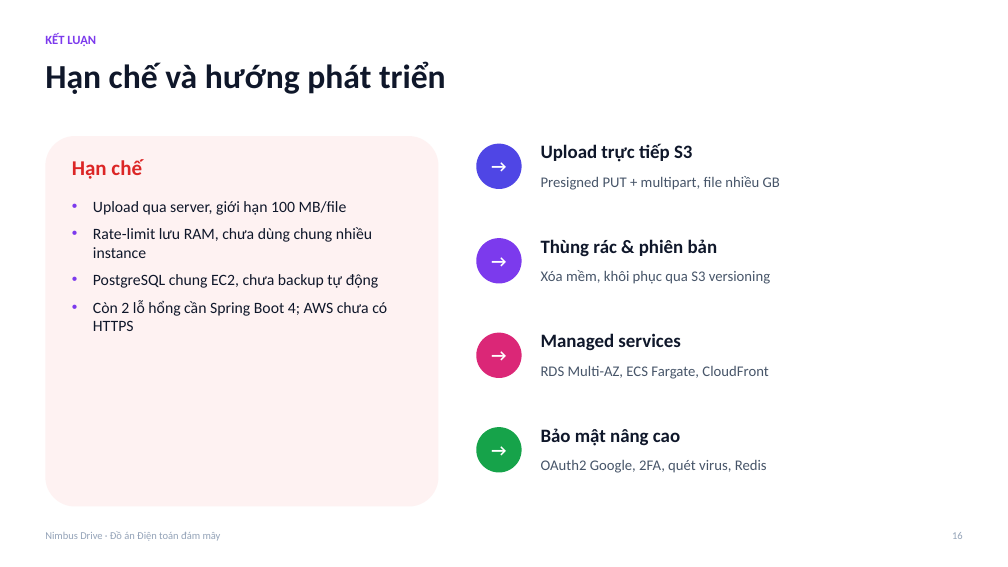
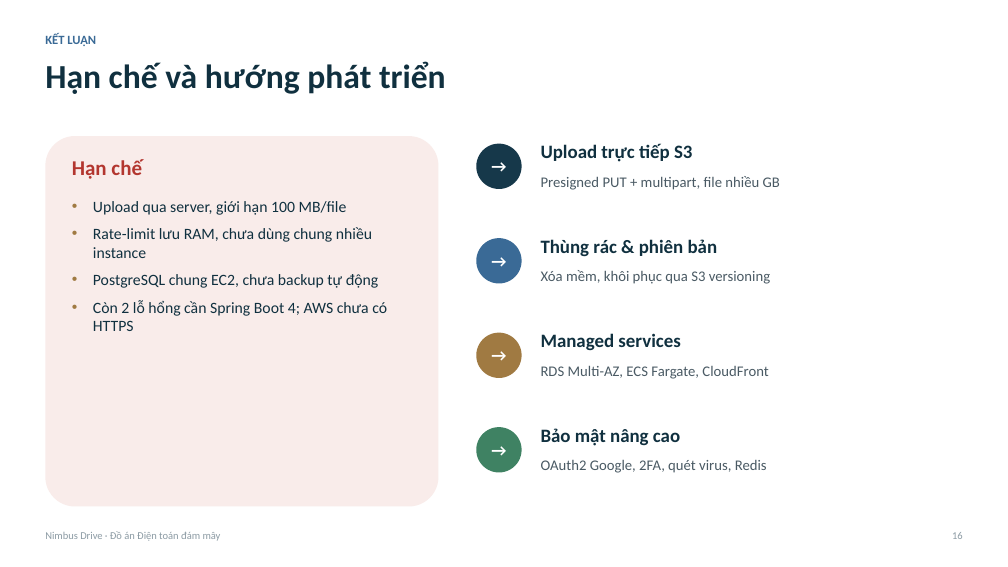
Before and after one commit to LeNhatHuyHyDrex/cloud-file-storage, a slide deck: slide 16 of docs/report/Slide_NimbusDrive.pptx. Drawn at 1008x567 pixels with LibreOffice and Linux fonts; fonts in the diff are those of the drawing. Boxes give left, top, right and bottom in pixels: in the first picture for what was removed or moved away, otherwise in the second. Text is boxed around its words. In the diff, an @@ line names an element or a change of style, - is before the commit and + after.

```diff
--- a/docs/report/Slide_NimbusDrive.pptx
+++ b/docs/report/Slide_NimbusDrive.pptx
@@ text "KẾT LUẬN" at (45, 33, 96, 46): text colour #7C3AED to #3A6A96 @@
@@ rounded rectangle at (45, 136, 439, 507): fill #FEF2F2 to #F9ECEA @@
@@ ellipse "→" at (476, 144, 522, 189): fill #4F46E5 to #16384A @@
@@ text "Hạn chế" at (72, 159, 142, 179): text colour #DC2626 to #B3362F @@
@@ text "Upload qua server, giới hạn ..." at (93, 201, 387, 331): text colour #0F172A to #10303F; bullet colour #7C3AED to #A07A42 @@
@@ ellipse "→" at (476, 238, 522, 284): fill #7C3AED to #3A6A96 @@
@@ ellipse "→" at (476, 333, 522, 378): fill #DB2777 to #A07A42 @@
@@ ellipse "→" at (476, 427, 522, 473): fill #16A34A to #3F8263 @@
@@ text colour #0F172A to #10303F in 5 elements at (45, 61, 446, 94), (541, 143, 692, 162), (541, 239, 718, 257), (541, 333, 680, 351), (541, 428, 680, 446) @@
@@ text "Nimbus Drive · Đồ án ..." at (45, 531, 221, 541): text colour #94A3B8 to #8C9BA4 @@
@@ text "16" at (952, 532, 963, 539): text colour #94A3B8 to #8C9BA4 @@
```
Also in this commit, not shown: 16 other slides changed, 33 other files.
